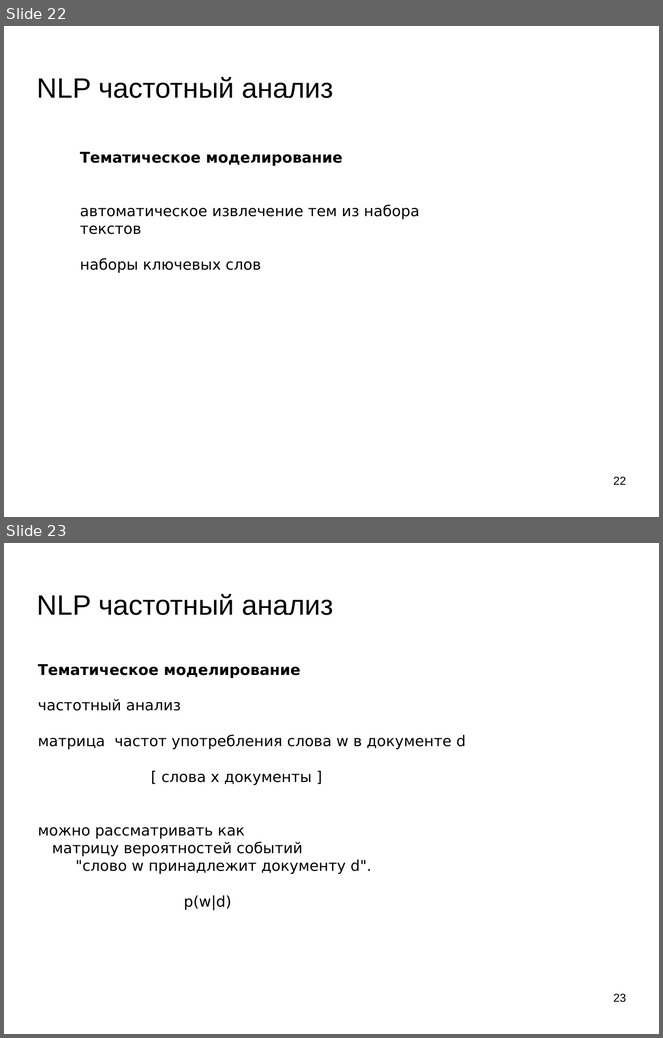
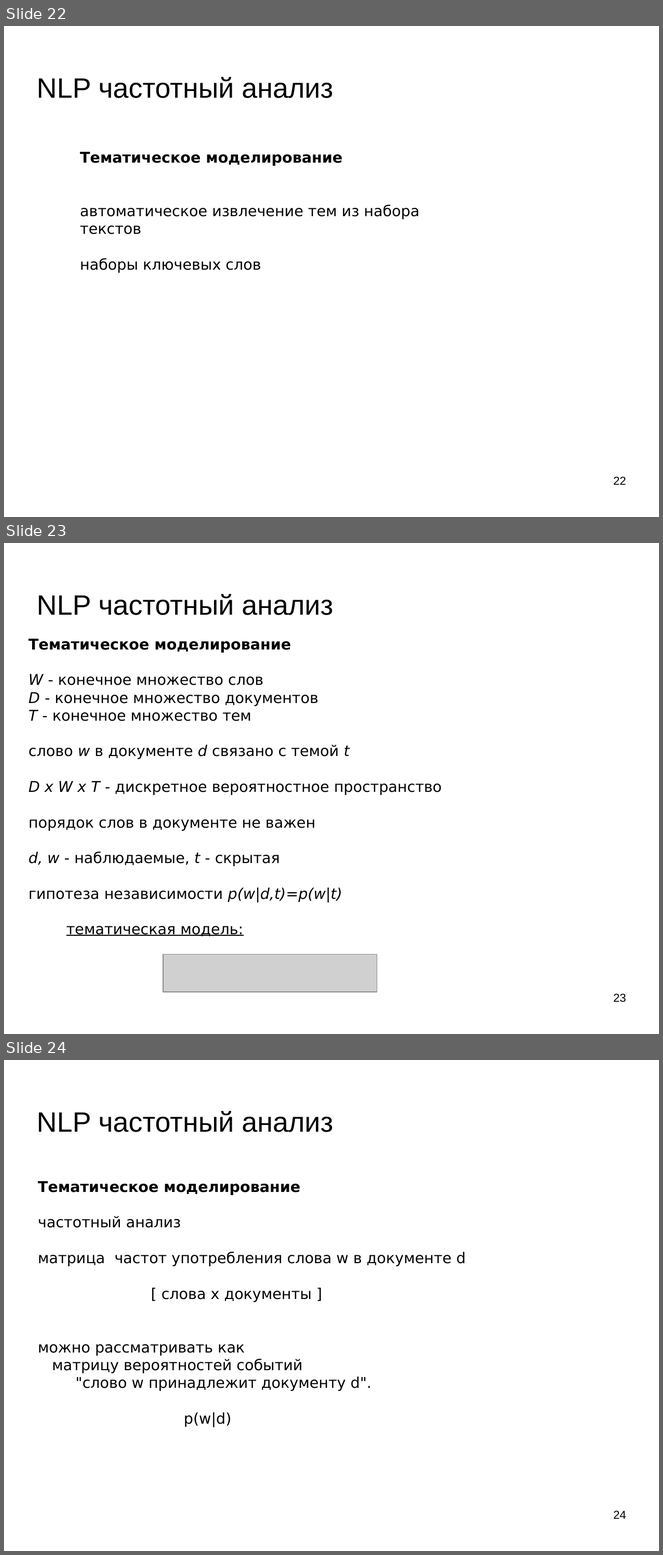
Before and after one commit to mechanoid5/ml_lectorium_legacy, a slide deck: 16-text-tfidf.odp. Shown one above the other, each under a label of ours: slides 22 and 23 before the commit, slides 22, 23 and 24 after it. The pictures are 663x1038 and 663x1555 pixels, drawn with LibreOffice and Linux fonts; fonts in the diff are those of the drawing; grey boxes stand for pictures; background and template pictures are left out. Boxes give left, top, right and bottom in pixels: in the first picture for what was removed or moved away, otherwise in the second. Text is boxed around its words. In the diff, an @@ line names an element or a change of style, - is before the commit and + after.

```diff
--- a/16-text-tfidf.odp
+++ b/16-text-tfidf.odp
@@ slide 23 added at box(4, 543, 659, 1034), background picture (left out) @@
@@ title added at box(37, 594, 333, 615), 33.9 pt, text #000000 @@
+NLP частотный анализ
@@ text added at box(28, 639, 442, 937), 18 pt, text #000000 @@
+Тематическое моделирование
+W - конечное множество слов
+D - конечное множество документов
+T - конечное множество тем
+слово w в документе d связано с темой t
+D x W x T - дискретное вероятностное пространство
+порядок слов в документе не важен
+d, w - наблюдаемые, t - скрытая
+гипотеза независимости p(w|d,t)=p(w|t)
+тематическая модель:
@@ picture added at box(163, 955, 377, 992) @@
@@ page number added at box(613, 994, 626, 1003), 14 pt, text #000000 @@
+23
@@ what was slide 23 is now slide 24 @@
@@ page number at box(613, 1511, 626, 1519): text changed @@
-23
+24
```
Also in this commit, not shown: 2 slides changed.
